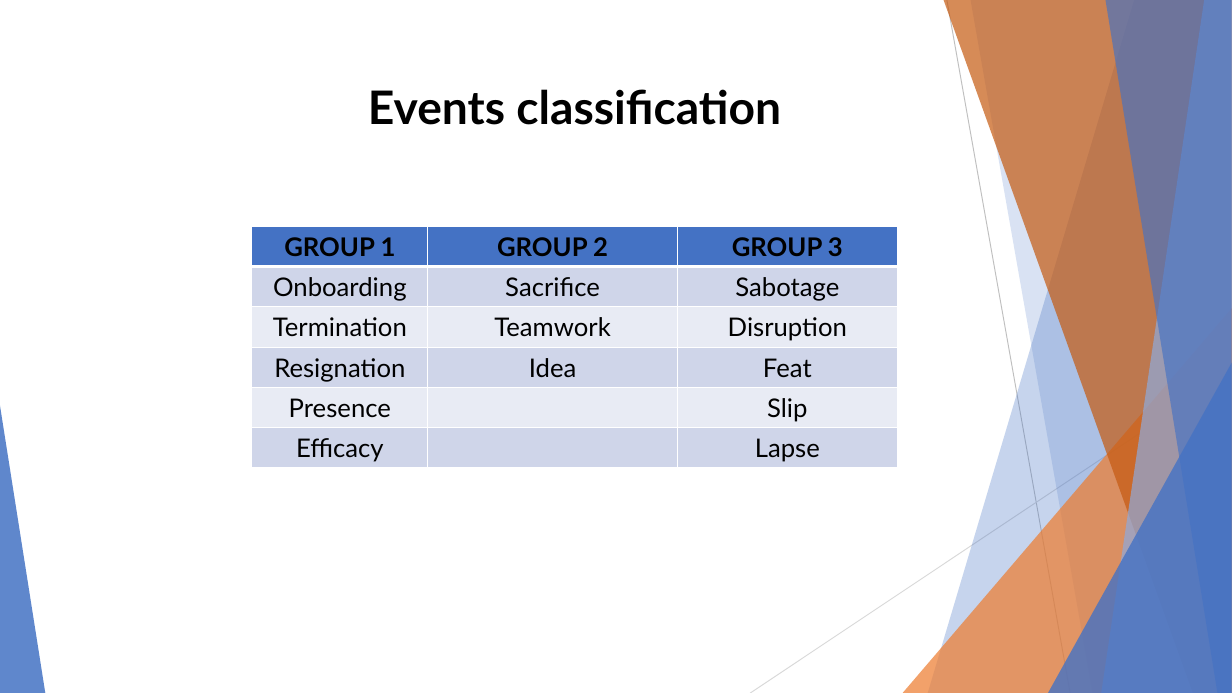
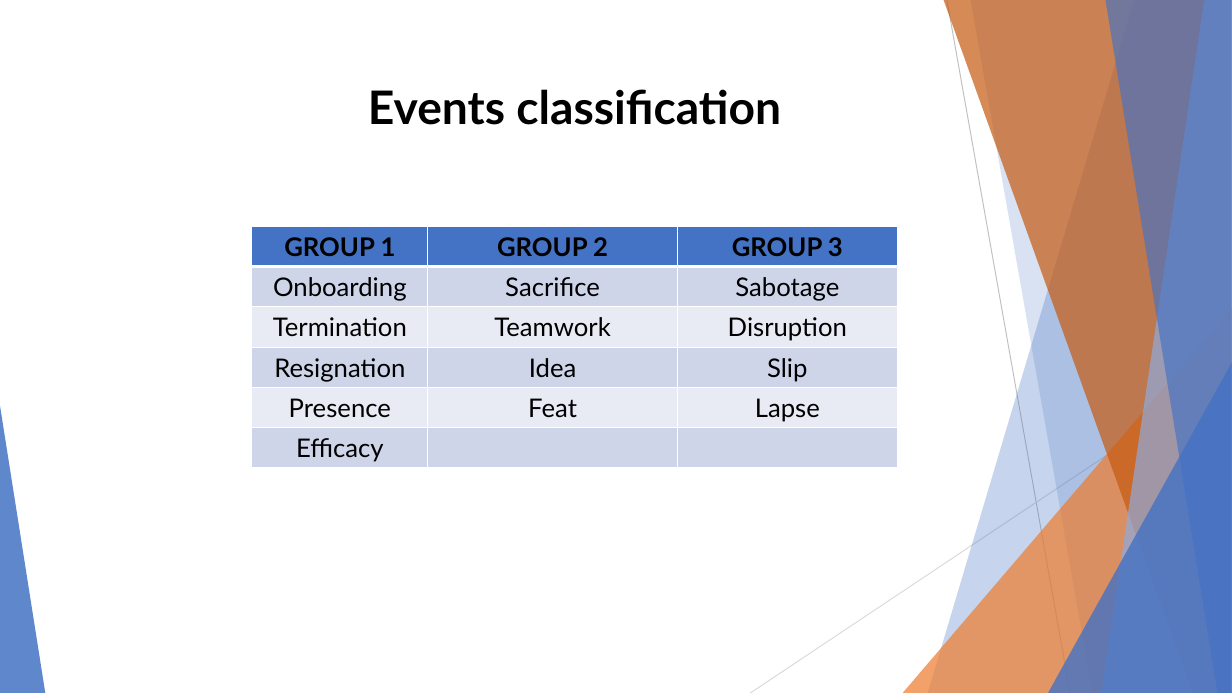
Before and after one commit to BekA-012/ms_kbtu_dv, a slide deck: slide 6 of HW #1/New approach to productivity.pptx. Drawn at 1232x693 pixels with LibreOffice and Linux fonts; fonts in the diff are those of the drawing. Boxes give left, top, right and bottom in pixels: in the first picture for what was removed or moved away, otherwise in the second. Text is boxed around its words. In the diff, an @@ line names an element or a change of style, - is before the commit and + after.

```diff
--- a/HW #1/New approach to productivity.pptx
+++ b/HW #1/New approach to productivity.pptx
@@ table at (252,226,897,467) @@
-row 4, column 3: Feat
+row 4, column 3: Slip
-row 5, column 2: 
+row 5, column 2: Feat
-row 5, column 3: Slip
+row 5, column 3: Lapse
-row 6, column 3: Lapse
+row 6, column 3: 
```
Also in this commit, not shown: 1 other slide changed, 2 other files.
